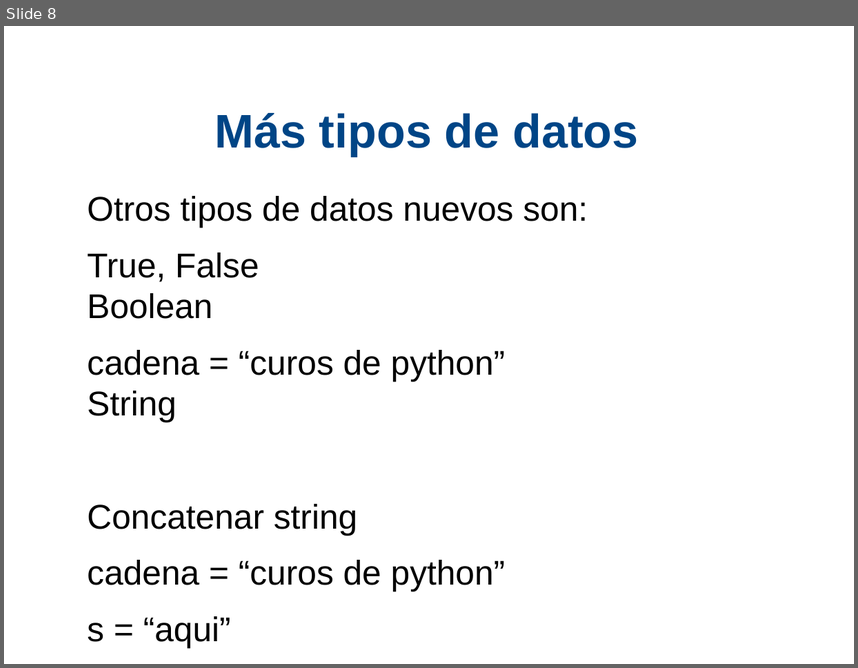
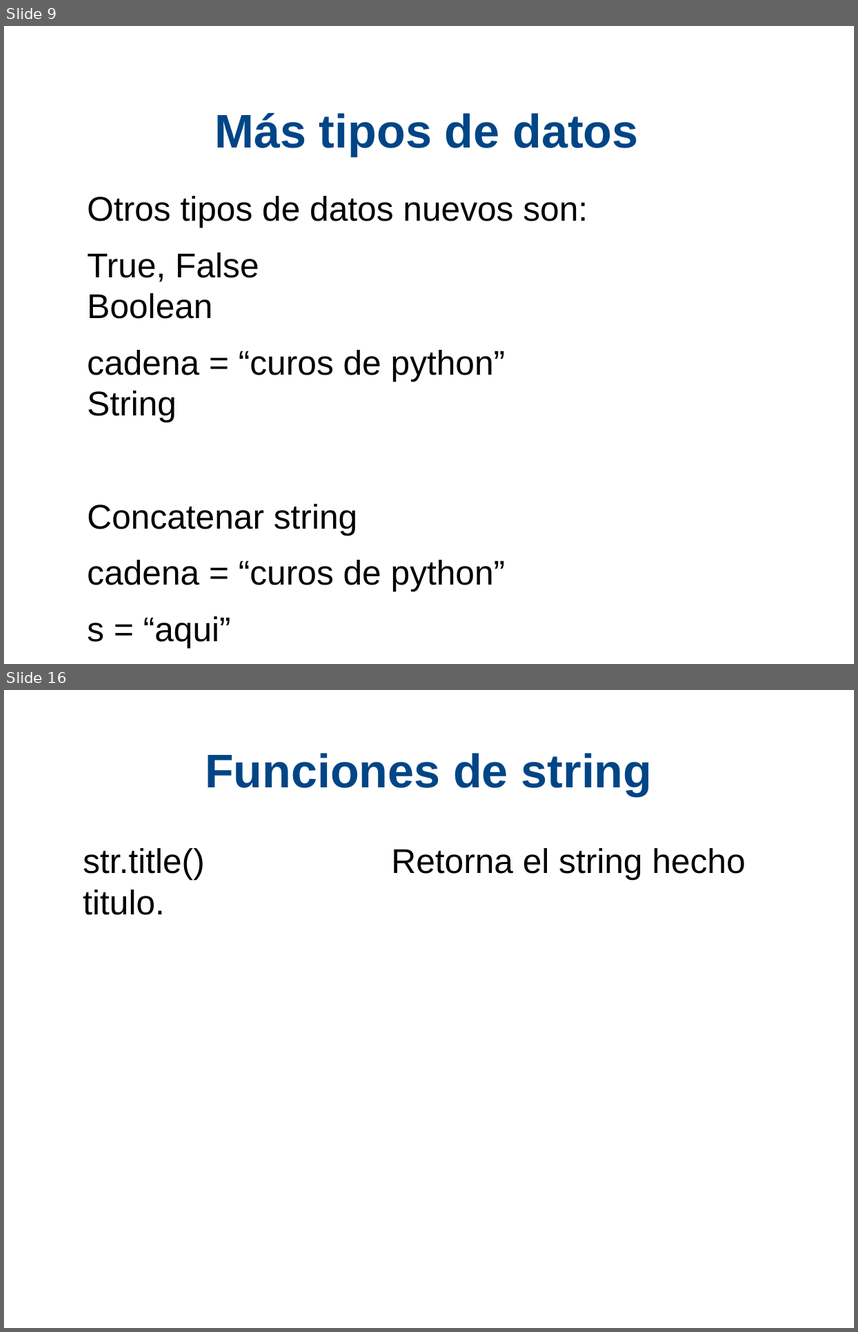
Before and after one commit to xDavidPM/Taller-Python, a slide deck: Python diapositiva.odp. Shown one above the other, each under a label of ours: slide 8 before the commit, slides 9 and 16 after it; the slides between them are not shown. The pictures are 858x668 and 858x1332 pixels, drawn with LibreOffice and Linux fonts; fonts in the diff are those of the drawing; background and template pictures are left out. Boxes give left, top, right and bottom in pixels: in the first picture for what was removed or moved away, otherwise in the second. Text is boxed around its words. In the diff, an @@ line names an element or a change of style, - is before the commit and + after.

```diff
--- a/Python diapositiva.odp
+++ b/Python diapositiva.odp
@@ slide 16 added at bbox=[4, 690, 854, 1328], background #FFFFFF @@
@@ title added at bbox=[205, 753, 653, 796], 44 pt, text #004586, bold @@
+Funciones de string
@@ text added at bbox=[83, 848, 745, 880], 32 pt, text #000000 @@
+str.title() Retorna el string hecho titulo.
@@ what was slide 8 is now slide 9 @@
```
Also in this commit, not shown: 5 slides changed, 5 other slides added, 1 slide removed, 1 other file.
